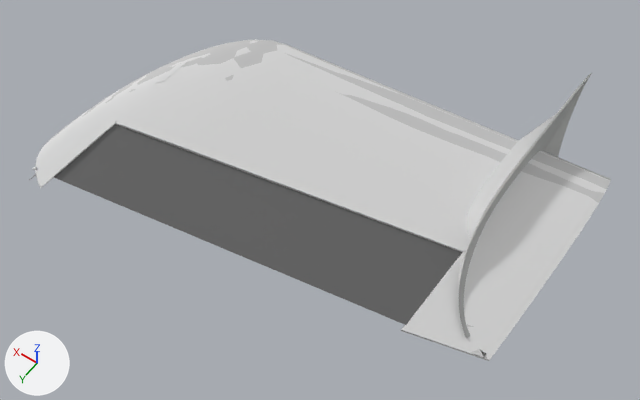
Renders of the FBX model art/export/vtail_L.fbx from each side of a commit.
Both versions are drawn from a camera (50 mm lens) standing at (-2.36, 12.66, 15.43) and looking at (4.02, 3.74, 1.4). Arrows for +X, +Y and +Z are at lower left; the lights stay in place. The picture after the commit comes second. Where no turn or scale is listed for an object, it has been applied to the vertices.

The scene before the commit, as lines of its bpy script (objects in view):
```python
me_vtail_l_002 = bpy.data.meshes.new('vtail_L.002')
me_vtail_l_002.from_pydata(...)  # 1578 vertices, 1862 faces; spans x -0.4..7.24, y -2.84..7.89, z -0.4..4.2
# faces by material slot: [1242, 69, 409, 62, 80]
me_vtail_l_002.materials.append(mat_centurion_skin)  # light grey #cecece
me_vtail_l_002.materials.append(mat_jet_mechanical)  # grey #909093
me_vtail_l_002.materials.append(mat_aircraft_structure)  # grey #adafad
me_vtail_l_002.materials.append(mat_light_white)  # white #e7e7e7
me_vtail_l_002.materials.append(mat_light_formation)  # white #e7e7e7
me_vtail_l_colmesh1_001 = bpy.data.meshes.new('vtail_L_colmesh1.001')
me_vtail_l_colmesh1_001.from_pydata(...)  # 70 vertices, 136 faces; spans x 1.24..6.83, y -0.04..6.05, z 0.54..4.0
me_vtail_l_lod1_002 = bpy.data.meshes.new('vtail_L_lod1.002')
me_vtail_l_lod1_002.from_pydata(...)  # 17 vertices, 30 faces; spans x -0.41..7.24, y -1.56..7.67, z -0.4..4.19
me_vtail_l_lod1_002.materials.append(mat_lod)  # dark grey #696969
me_vtail_l_shape_001 = bpy.data.meshes.new('vtail_L_shape.001')
me_vtail_l_shape_001.from_pydata(...)  # 316 vertices, 334 faces; spans x -0.41..7.24, y -1.56..7.83, z -0.4..4.2
ob_vtail_l = bpy.data.objects.new('vtail_L', me_vtail_l_002)
ob_vtail_l.location = (0.0, 0.0, 0.0)
ob_vtail_l_colmesh1 = bpy.data.objects.new('vtail_L_colmesh1', me_vtail_l_colmesh1_001)
ob_vtail_l_colmesh1.location = (0.0, 0.0, 0.0)
ob_vtail_l_lod1 = bpy.data.objects.new('vtail_L_lod1', me_vtail_l_lod1_002)
ob_vtail_l_lod1.location = (0.0, 0.0, 0.0)
ob_vtail_l_shape = bpy.data.objects.new('vtail_L_shape', me_vtail_l_shape_001)
ob_vtail_l_shape.location = (0.0, 0.0, 0.0)
```
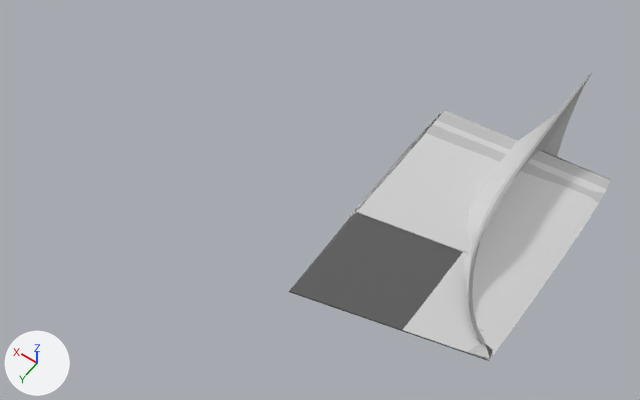
Boxes [x1, y1, x2, y2] around the edits, measured in the pictures (640 x 400 px; the box of a moved part takes in the faces that stretch with it):
'vtail_L_shape', reshaped (54% narrower, 22% shorter): before [35, 39, 610, 361]; after [348, 111, 610, 361]
'vtail_L_lod1', reshaped: before [54, 124, 462, 325]; after [289, 113, 583, 361]
'vtail_L', reshaped (56% narrower, 10% shorter): before [29, 40, 611, 357]; after [356, 73, 611, 359]
part 1 of me_vtail_l_002, deleted: before [29, 62, 186, 180]
part 2 of me_vtail_l_002, moved or reshaped: before [453, 79, 590, 357]; after [426, 79, 590, 359]
part 3 of me_vtail_l_002, deleted: before [35, 40, 444, 181]
part 4 of me_vtail_l_colmesh1_001, cut back: after [354, 129, 427, 213]
part 6 of me_vtail_l_shape_001, cut back: before [35, 39, 502, 252]; after [348, 111, 502, 252]

Edits to the bpy script that builds the scene:
```text
Change me_vtail_l_colmesh1_001:
    used by ob_vtail_l_colmesh1; location = (0.0, 0.0, 0.0)
    remove me_vtail_l_colmesh1_001.from_pydata(...)  # 70 vertices, 136 faces; spans x 1.24..6.83, y -0.04..6.05, z 0.54..4.0
    add me_vtail_l_colmesh1_001.from_pydata(...)  # 31 vertices, 58 faces; spans x 1.24..3.23, y -0.04..3.89, z 0.54..1.9
    me_vtail_l_colmesh1_001 part 4
    61 vertices are removed from x 1.24..6.83, y 2.22..6.05, z 0.83..4.0
    135 faces are deleted
    22 vertices are added at x 3.06..3.23, y 1.06..3.89, z 1.61..1.9
    57 new faces join them
Change me_vtail_l_lod1_002:
    used by ob_vtail_l_lod1; location = (0.0, 0.0, 0.0)
    remove me_vtail_l_lod1_002.from_pydata(...)  # 17 vertices, 30 faces; spans x -0.41..7.24, y -1.56..7.67, z -0.4..4.19
    add me_vtail_l_lod1_002.from_pydata(...)  # 17 vertices, 30 faces; spans x -0.41..3.24, y -1.56..6.01, z -0.4..2.02
    me_vtail_l_lod1_002 part 5
    11 vertices are removed from x 5.95..7.24, y 2.23..7.67, z 3.26..4.19
    30 faces are deleted
    11 vertices are added at x -0.32..3.24, y -1.43..6.01, z -0.28..2.02
    30 new faces join them
Change me_vtail_l_shape_001:
    used by ob_vtail_l_shape; location = (0.0, 0.0, 0.0)
    remove me_vtail_l_shape_001.from_pydata(...)  # 316 vertices, 334 faces; spans x -0.41..7.24, y -1.56..7.83, z -0.4..4.2
    add me_vtail_l_shape_001.from_pydata(...)  # 105 vertices, 122 faces; spans x -0.41..3.24, y -1.56..4.95, z -0.4..2.02
    me_vtail_l_shape_001 part 6
    214 vertices are removed from x 3.15..7.24, y 1.72..7.83, z 1.68..4.2
    237 faces are deleted
    10 vertices in x 3.14..3.36, y 1.11..4.01, z 1.71..2.09 move by (-0.14, -0.08, -0.08)
    4 vertices in x 3.14..3.26, y 1.11..4.01, z 1.89..2.1 move by (-0.15, -0.08, -0.08)
    3 vertices in x 3.21..3.31, y 0.59..0.72, z 1.79..1.97 move by (-0.14, -0.09, -0.08)
    1 vertex moves from x 3.38, y 2.49, z 1.67 to x 3.24, y 2.41, z 1.58
    3 vertices are added at (3.0, 3.26, 2.0), (3.24, 1.64, 1.59), (3.23, 3.26, 1.6)
    25 new faces join them
Change me_vtail_l_002:
    used by ob_vtail_l; location = (0.0, 0.0, 0.0)
    remove me_vtail_l_002.from_pydata(...)  # 1578 vertices, 1862 faces; spans x -0.4..7.24, y -2.84..7.89, z -0.4..4.2
    add me_vtail_l_002.from_pydata(...)  # 922 vertices, 1178 faces; spans x -0.4..3.24, y -2.84..4.95, z -0.4..2.01
    me_vtail_l_002 part 1: 6 loose pieces with 189 vertices, spanning x 6.7..7.09, y 4.2..7.89, z 3.78..4.1, are deleted
    me_vtail_l_002 part 2: 8 vertices moved within x 0.25..1.66, y -2.21..4.3, z 0.17..1.42; 673 vertices removed from x -0.19..1.77, y -2.81..4.3, z -0.32..1.74; 699 vertices added at x -0.27..1.79, y -2.8..4.33, z -0.29..1.74
    me_vtail_l_002 part 3: 493 vertices removed from x 3.78..7.24, y 0.97..7.79, z 2.05..4.2
    remove me_vtail_l_002.materials.append(mat_jet_mechanical)  # grey #909093
    remove me_vtail_l_002.materials.append(mat_light_formation)  # white #e7e7e7
```
